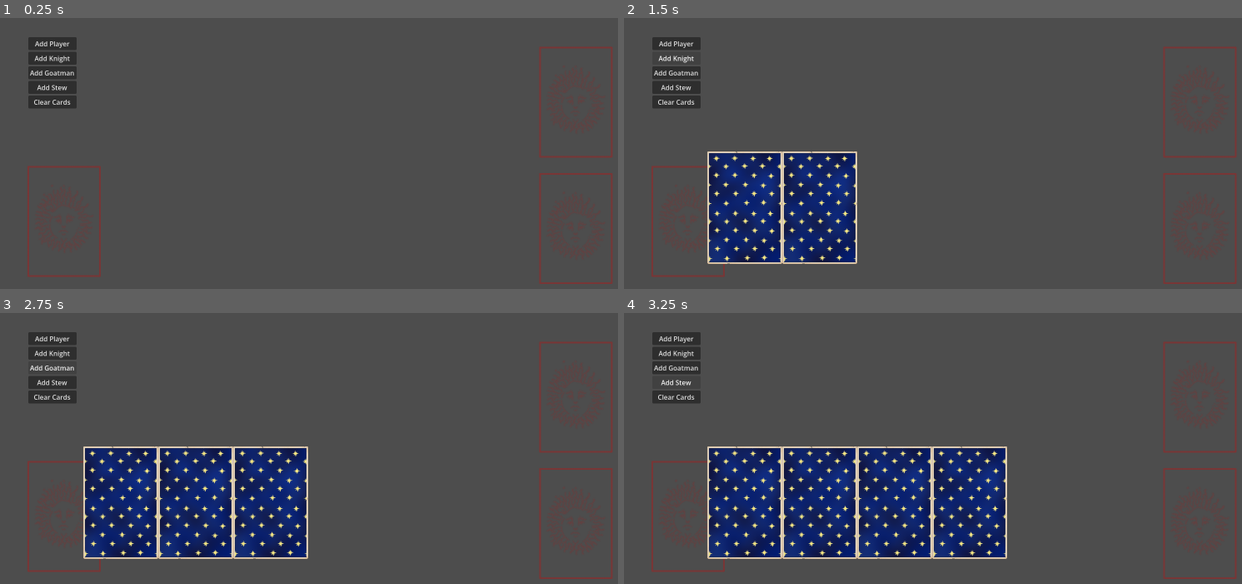
Above: before the commit, frames 1-4 (two rows, left to right).
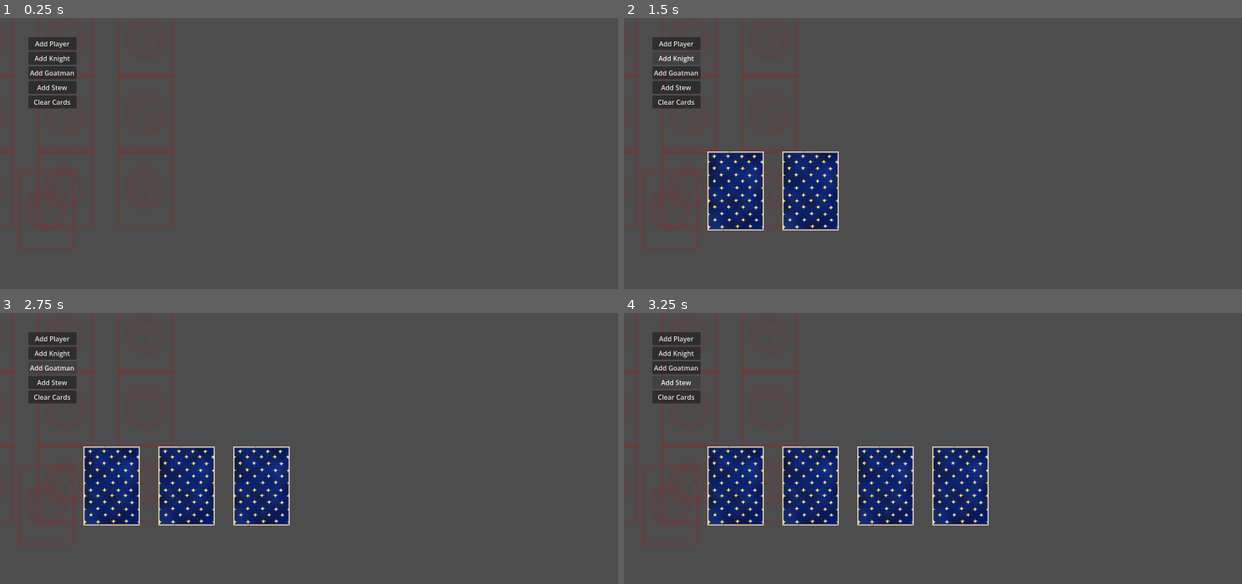
Above: after the commit, the same moments.

Repository: FergusMcLaughlin/Pilgrimage
Game: Godot game, scene res://src/tests/card_test_scene.tscn
The game is run twice, just before and just after one commit, with the same random seed, the same clock (stepped at 60 frames per second) and the same inputs.
Inputs:
- Up to frame 1 (0.25 s): no input
- Up to frame 2 (1.5 s): click "Add Player" at 0.5 s; click "Add Knight" at 1.25 s
- Up to frame 3 (2.75 s): click "Add Goatman" at 2 s
- Up to frame 4 (3.25 s): click "Add Stew" at 2.75 s

The runs differ from the first frame. In frame 1, 1.7% of the frame differs, in the area x 0-100%, y 0-99%; in frame 2, 8.0%; in frame 3, 11%; in frame 4, 15%.

Commit message:
board chanes

Diff:
--- a/src/board/card_slots/card_slot.tscn
+++ b/src/board/card_slots/card_slot.tscn
@@ -4,27 +4,37 @@
 [ext_resource type="Texture2D" uid="uid://bw3n800i372uo" path="res://assets/images/cards/card_slot.png" id="2_cke2m"]
 
 [node name="CardSlot" type="Control" unique_id=93795803]
+custom_minimum_size = Vector2(136, 190)
 layout_mode = 3
 anchor_right = 0.112
 anchor_bottom = 0.30100003
-offset_right = -0.2000122
-offset_bottom = 0.099975586
+offset_right = -43.200012
+offset_bottom = -80.900024
 grow_horizontal = 2
 grow_vertical = 2
 script = ExtResource("1_wj31u")
 
 [node name="SlotBackground" type="TextureRect" parent="." unique_id=200141210]
-layout_mode = 0
-offset_right = 180.0
-offset_bottom = 270.0
+custom_minimum_size = Vector2(136, 190)
+layout_mode = 1
+anchors_preset = 8
+anchor_left = 0.5
+anchor_top = 0.5
+anchor_right = 0.5
+anchor_bottom = 0.5
+offset_left = -68.0
+offset_top = -95.0
+offset_right = 68.0
+offset_bottom = 95.0
+grow_horizontal = 2
+grow_vertical = 2
 mouse_filter = 2
 texture = ExtResource("2_cke2m")
 expand_mode = 1
-stretch_mode = 4
 
 [node name="CardAnchor" type="Control" parent="." unique_id=657938976]
 unique_name_in_owner = true
 anchors_preset = 0
-offset_right = 180.0
-offset_bottom = 270.0
+offset_right = 136.0
+offset_bottom = 190.0
 mouse_filter = 2
--- /dev/null
+++ b/src/board/slot_grid/slot_grid.gd
@@ -0,0 +1,38 @@
+extends Control
+class_name slot_grid
+
+@export var gridSize: Vector2i
+@export var slotScene: PackedScene
+@export var cellSize: Vector2 = Vector2(192, 179) # chage this
+
+@onready var grid: GridContainer = %CardSlot
+
+var slots = []
+
+func _ready() -> void:
+	_createGrid()
+
+func _clearGrid() -> void:
+	for child in get_children():
+		if child.is_in_group("cardSlot"):
+			child.queue_free()
+
+	slots.clear()
+
+func _createGrid() -> void:
+	_clearGrid()
+
+	for row in range(gridSize.x):
+		var rowSlots = []
+		for col in range(gridSize.y):
+			var slot = slotScene.instantiate()
+			slot.position = Vector2(
+				(col - (gridSize.y-1)/2.0) * cellSize.x,
+				(row - (gridSize.x-1)/2.0) * cellSize.y
+			)
+			slot.coordinates = Vector2(col, row)
+			slot.name = "CardSlot_" + str(col) + "_" + str(row)
+			add_child(slot)
+			slot.add_to_group("cardSlots")
+			rowSlots.append(slot)
+		slots.append(rowSlots)
--- /dev/null
+++ b/src/board/slot_grid/slot_grid.tscn
@@ -0,0 +1,34 @@
+[gd_scene format=3 uid="uid://blctrx7s18xp4"]
+
+[ext_resource type="Script" uid="uid://df24l3ik22unq" path="res://src/board/slot_grid/slot_grid.gd" id="1_qlubt"]
+[ext_resource type="PackedScene" uid="uid://cw2h2qhfbdv4a" path="res://src/board/card_slots/card_slot.tscn" id="2_pqf4g"]
+
+[node name="SlotGrid" type="Control" unique_id=481412509]
+layout_mode = 3
+anchors_preset = 15
+anchor_right = 1.0
+anchor_bottom = 1.0
+grow_horizontal = 2
+grow_vertical = 2
+script = ExtResource("1_qlubt")
+gridSize = Vector2i(3, 3)
+slotScene = ExtResource("2_pqf4g")
+
+[node name="GridWrapper" type="Control" parent="." unique_id=1115844114]
+layout_mode = 1
+anchors_preset = 13
+anchor_left = 0.5
+anchor_right = 0.5
+anchor_bottom = 1.0
+grow_horizontal = 2
+grow_vertical = 2
+
+[node name="CardSlot" type="GridContainer" parent="GridWrapper" unique_id=510839520]
+unique_name_in_owner = true
+layout_mode = 1
+anchors_preset = 15
+anchor_right = 1.0
+anchor_bottom = 1.0
+grow_horizontal = 2
+grow_vertical = 2
+columns = 5
--- a/src/cards/card.gd
+++ b/src/cards/card.gd
@@ -5,7 +5,7 @@
 var health: int
 var attack: int
 var imagePath: String
-var effectName: String # placeholder
+var effectName: String # placeholde
 
 var currentState: int = CardState.State.IN_DECK
 
@@ -46,12 +46,11 @@
 	visuals.flip()
 
 func onCardHovered() -> void:
-	#visuals.handleHovered(true)
-	cardOutline.show_hover()
+	if InputManager.cardBeingDragged == null:
+		cardOutline.show_hover()
 	GlobalSignalBus.emitCardHovered(self)
 
 func onCardUnhovered() -> void:
-	#visuals.handleHovered(false)
 	cardOutline.hide_hover()
 	GlobalSignalBus.emitCardUnhovered(self)
 
--- a/src/cards/card.tscn
+++ b/src/cards/card.tscn
@@ -14,33 +14,41 @@
 light_mask = 2
 visibility_layer = 2
 z_index = 2
-custom_minimum_size = Vector2(180, 270)
+custom_minimum_size = Vector2(136, 190)
 layout_mode = 3
-anchors_preset = 0
-offset_right = 180.0
-offset_bottom = 270.0
+anchor_right = 0.085
+anchor_bottom = 0.21111111
+grow_horizontal = 2
+grow_vertical = 2
 pivot_offset = Vector2(90, 135)
+size_flags_horizontal = 3
+size_flags_vertical = 3
 mouse_filter = 2
 script = ExtResource("1_02hr8")
+metadata/_edit_use_anchors_ = true
 
 [node name="InputLayer" type="Control" parent="." unique_id=376268894]
 unique_name_in_owner = true
-custom_minimum_size = Vector2(180, 270)
-anchors_preset = 0
-offset_right = 40.0
-offset_bottom = 40.0
+custom_minimum_size = Vector2(136, 190)
+layout_mode = 1
+anchors_preset = 15
+anchor_right = 1.0
+anchor_bottom = 1.0
+grow_horizontal = 2
+grow_vertical = 2
 pivot_offset = Vector2(90, 135)
 script = ExtResource("2_6dq3b")
 
 [node name="CardVisuals" type="Control" parent="." unique_id=792028838]
 unique_name_in_owner = true
-custom_minimum_size = Vector2(180, 270)
+custom_minimum_size = Vector2(136, 190)
 anchors_preset = 0
-offset_right = 180.0
-offset_bottom = 270.0
+anchor_right = 1.0
+anchor_bottom = 1.0
 pivot_offset = Vector2(90, 135)
 mouse_filter = 2
 script = ExtResource("2_dt0l0")
+metadata/_edit_use_anchors_ = true
 
 [node name="CardFace" type="TextureRect" parent="CardVisuals" unique_id=54753642]
 unique_name_in_owner = true
@@ -55,7 +63,6 @@
 mouse_filter = 2
 texture = ExtResource("5_jhkr3")
 expand_mode = 1
-stretch_mode = 6
 metadata/_edit_use_anchors_ = true
 
 [node name="CardBack" type="TextureRect" parent="CardVisuals" unique_id=803838010]
@@ -72,7 +79,6 @@
 mouse_filter = 2
 texture = ExtResource("4_6dq3b")
 expand_mode = 1
-stretch_mode = 6
 metadata/_edit_use_anchors_ = true
 
 [node name="CardShadow" type="TextureRect" parent="CardVisuals" unique_id=1102568832]
@@ -89,7 +95,6 @@
 mouse_filter = 2
 texture = ExtResource("5_6dq3b")
 expand_mode = 1
-stretch_mode = 6
 script = ExtResource("3_bulfq")
 metadata/_edit_use_anchors_ = true
 
@@ -177,8 +182,11 @@
 
 [node name="CardOutline" type="Control" parent="CardVisuals" unique_id=1679958535]
 unique_name_in_owner = true
-anchors_preset = 0
-offset_right = 180.0
-offset_bottom = 270.0
+layout_mode = 1
+anchors_preset = 15
+anchor_right = 1.0
+anchor_bottom = 1.0
+grow_horizontal = 2
+grow_vertical = 2
 mouse_filter = 2
 script = ExtResource("9_eyjew")
--- a/src/tests/card_test_scene.tscn
+++ b/src/tests/card_test_scene.tscn
@@ -3,10 +3,15 @@
 [ext_resource type="Script" uid="uid://cr1cg85g3flen" path="res://src/tests/card_test_scene.gd" id="1_ir41h"]
 [ext_resource type="PackedScene" uid="uid://cw2h2qhfbdv4a" path="res://src/board/card_slots/card_slot.tscn" id="2_ir41h"]
 [ext_resource type="PackedScene" uid="uid://bcgm6jvroshhv" path="res://src/board/board_input_controler.tscn" id="3_1djoe"]
+[ext_resource type="PackedScene" uid="uid://blctrx7s18xp4" path="res://src/board/slot_grid/slot_grid.tscn" id="3_dntrw"]
 
 [node name="CardTestScene" type="Control" unique_id=484959055]
 layout_mode = 3
-anchors_preset = 0
+anchors_preset = 15
+anchor_right = 1.0
+anchor_bottom = 1.0
+grow_horizontal = 2
+grow_vertical = 2
 script = ExtResource("1_ir41h")
 
 [node name="CanvasLayer" type="CanvasLayer" parent="." unique_id=924718054]
@@ -45,22 +50,14 @@
 offset_right = 787.0
 offset_bottom = 396.0
 
-[node name="CardSlot" parent="CanvasLayer" unique_id=93795803 instance=ExtResource("2_ir41h")]
-offset_left = 1293.0
-offset_top = 67.0
-offset_right = 1293.0
-offset_bottom = 67.0
-
-[node name="CardSlot2" parent="CanvasLayer" unique_id=532935223 instance=ExtResource("2_ir41h")]
-offset_left = 1293.0
-offset_top = 370.0
-offset_right = 1293.0
-offset_bottom = 370.0
-
-[node name="CardSlot3" parent="CanvasLayer" unique_id=1032677911 instance=ExtResource("2_ir41h")]
-offset_left = 64.0
-offset_top = 353.0
-offset_right = 64.0
-offset_bottom = 353.0
+[node name="CardSlot4" parent="CanvasLayer" unique_id=358080248 instance=ExtResource("2_ir41h")]
+custom_minimum_size = Vector2(180, 220)
+offset_left = 21.0
+offset_top = 352.0
+offset_right = 21.799988
+offset_bottom = 301.09998
 
 [node name="BoardInputControler" parent="." unique_id=1444808009 instance=ExtResource("3_1djoe")]
+
+[node name="SlotGrid" parent="." unique_id=481412509 instance=ExtResource("3_dntrw")]
+layout_mode = 1
Not shown, added: src/board/slot_grid/slot_grid.gd.uid
